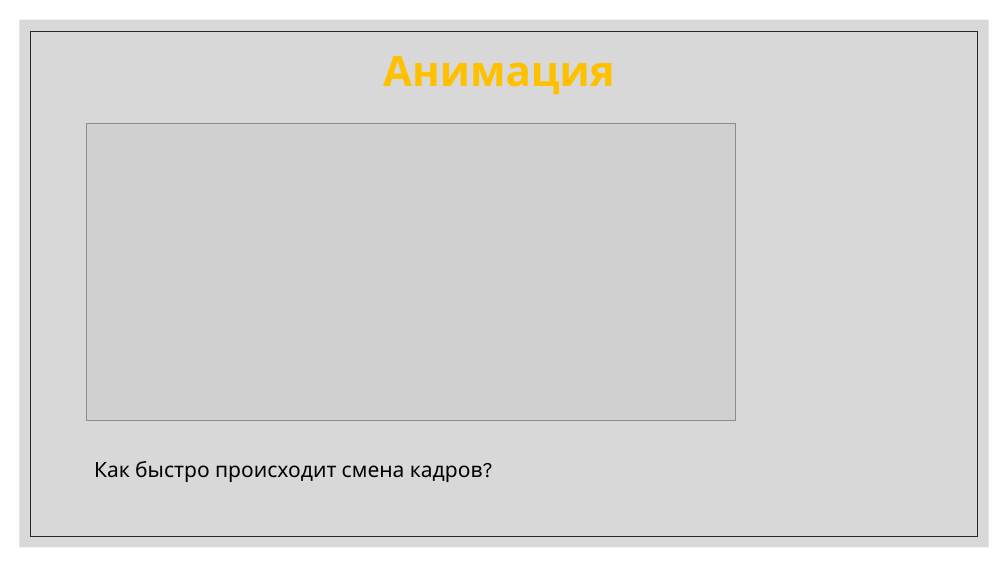
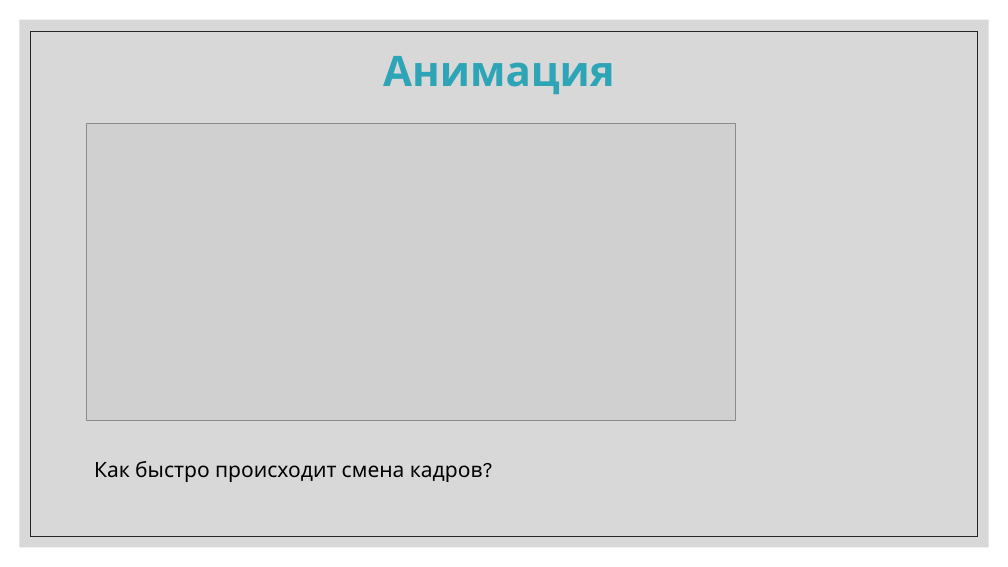
Before and after one commit to IriEfremova/LessonsCube, a slide deck: slide 2 of Unity/Lesson9/Animation.pptx. Drawn at 1008x567 pixels with LibreOffice and Linux fonts; fonts in the diff are those of the drawing; grey boxes stand for pictures. Boxes give left, top, right and bottom in pixels: in the first picture for what was removed or moved away, otherwise in the second. Text is boxed around its words. In the diff, an @@ line names an element or a change of style, - is before the commit and + after.

```diff
--- a/Unity/Lesson9/Animation.pptx
+++ b/Unity/Lesson9/Animation.pptx
@@ title "Анимация" at box(383, 56, 615, 94): text colour #FFC000 to #2EA5B7 @@
```
Also in this commit, not shown: 2 other slides changed, 6 slides added, 1 slide removed.
